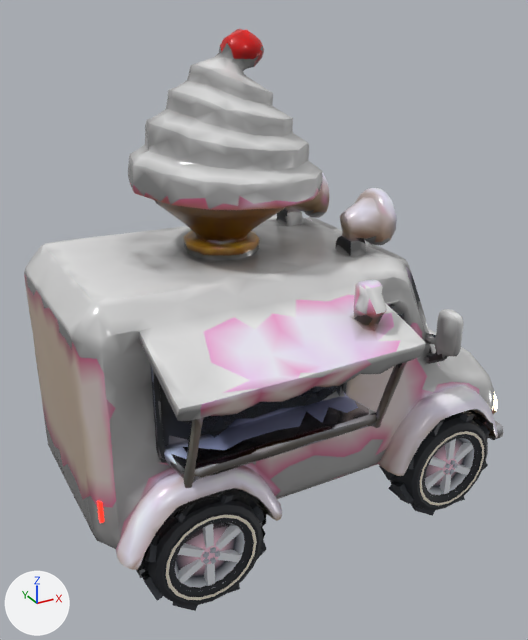
One commit to the glTF model ui/3d/aura-drift/v1/car-softeis.glb: the scene before it, then after it.
Both versions are drawn from a 50 mm lens placed at (-3.82, -6.59, 5.61), pointed at (-0.22, -0.04, 2.34). Lighting does not change. The marker at lower left points along +X, +Y and +Z. The first picture is the older version. Where no turn or scale is listed for an object, it has been applied to the vertices. Vertices at exactly the same position are counted once.

Objects in the first picture: 'body', 'cone', 'wheel_fr', 'wheel_rr'.
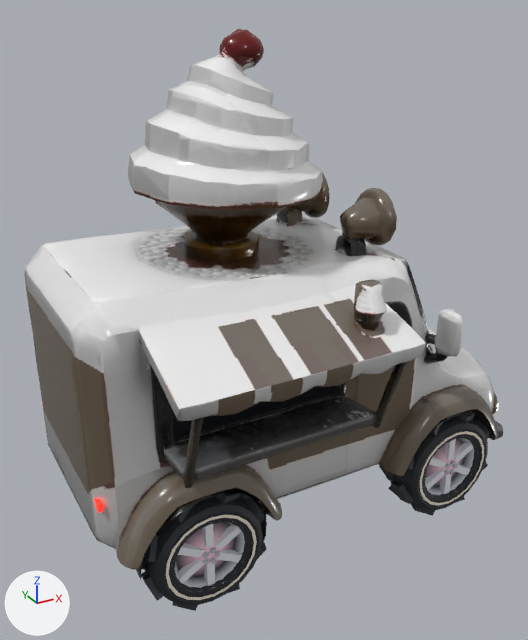
Changed parts and their boxes [x1, y1, x2, y2] in the pictures (528 x 640 px; the box of a moved part takes in the faces that stretch with it):
'body', surface changed, reshaped: before [24, 172, 503, 578]; after [24, 172, 503, 581]
'cone', surface changed: [128, 29, 323, 256] in both
part 1 of me_body, added: after [94, 498, 103, 513]
part 2 of me_body, deleted: before [97, 501, 104, 523]
part 3 of me_body, reshaped (mostly hidden): before [195, 413, 494, 503]; after [137, 410, 494, 581]
part 4 of me_body, moved or reshaped: before [41, 235, 380, 319]; after [41, 235, 383, 319]
part 5 of me_body, recoloured: [170, 401, 503, 480] in both
part 6 of me_body, recoloured: [183, 306, 496, 438] in both
part 7 of me_body, recoloured: [492, 393, 498, 411] in both
part 8 of me_body, recoloured (darker): [24, 172, 498, 570] in both
part 9 of me_body, recoloured: [136, 210, 448, 576] in both
part 10 of me_cone, added: after [42, 236, 164, 304]
part 11 of me_cone, added: after [359, 280, 379, 285]
part 12 of me_cone, reshaped: after [184, 243, 259, 258]
part 13 of me_cone, recoloured: [130, 29, 323, 256] in both

Diff of the bpy script that builds the scene:
```diff
--- a/ui/3d/aura-drift/v1/car-softeis.glb.py
+++ b/ui/3d/aura-drift/v1/car-softeis.glb.py
@@ img_car_softeis @@
+img_car_softeis = load_image('car-softeis', '_unpacked/car-softeis', 1024, 1024, 'sRGB')
@@ mat_paint @@
 n0 = _N.new('ShaderNodeBsdfPrincipled'); n0.name = 'Principled BSDF'
 n1 = _N.new('ShaderNodeOutputMaterial'); n1.name = 'Material Output'
-n2 = _N.new('ShaderNodeVertexColor'); n2.name = 'Color Attribute'
+n3 = _N.new('ShaderNodeTexImage'); n3.name = 'Image Texture'
+n3.image = img_car_softeis
 _L.new(n0.outputs[0], n1.inputs[0])  # 'BSDF' to 'Surface'
-_L.new(n2.outputs[0], n0.inputs[0])  # 'Color' to 'Base Color'
+_L.new(n3.outputs[0], n0.inputs[0])  # 'Color' to 'Base Color'
@@ me_body @@
 # used by ob_body; location = (0.0, 0.0, 0.0)
-me_body.from_pydata(...)  # 4046 vertices, 8088 faces; spans x -2.55..2.55, y -1.99..1.99, z 0.15..3.83
+me_body.from_pydata(...)  # 4851 vertices, 9682 faces; spans x -2.55..2.55, y -1.99..1.99, z 0.38..3.83
+# me_body part 1: a new loose piece, a box spanning x -2.525..-2.484, y -1.083..-0.905, z 1.292..1.384, in mat_brake_light (red #ff2a1a, glowing red #ff2a1a)
+# me_body part 2: the loose piece of 8 vertices spanning x -2.51..-2.47, y -1.04..-0.92, z 1.14..1.36 is deleted
+# me_body part 3: 3 vertices moved from x -1.85..1.83, y -0.78..0.82, z 0.62..0.64 to x -1.68..1.84, y -0.68..0.68, z 0.62..0.64; 51 vertices removed from x -2.24..2.15, y -1.42..1.41, z 0.62..1.32; 719 vertices added at x -2.25..2.16, y -1.44..1.43, z 0.38..1.35
+# me_body part 4: 15 vertices moved from x -2.33..-0.33, y -0.93..0.72, z 3.27..3.32 to x -2.34..-0.34, y -0.95..0.72, z 3.26; 60 vertices removed from x -2.34..0.08, y -1.66..0.93, z 3.26..3.3; 104 vertices added at x -2.34..0.09, y -1.66..0.94, z 3.26
+# me_body part 5: 627 faces spanning x -1.9..2.55, y -1.87..1.85, z 0.61..2.62 switch from mat_chrome to mat_paint (picture img_car_softeis)
+# me_body part 6: 307 faces spanning x -2.26..2.16, y -1.44..1.44, z 0.63..3.34 switch from mat_glass to mat_paint (picture img_car_softeis)
+# me_body part 7: 117 faces spanning x 2.38..2.55, y -1.11..1.11, z 0.75..1.22 switch from mat_head_light to mat_paint (picture img_car_softeis)
+# me_body part 8: 2751 faces spanning x -2.55..2.52, y -1.99..1.99, z 0.62..3.83 switch from mat_paint_accent to mat_paint (picture img_car_softeis)
+# me_body part 9: 827 faces spanning x -2.38..2.52, y -1.92..1.93, z 0.42..3.38 switch from mat_trim to mat_paint (picture img_car_softeis)
+# other edits to the shape of me_body do not show in these pictures
 me_body.materials.append(mat_brake_light)
@@ me_cone @@
 # used by ob_cone; location = (-0.64, 0.0, 3.3)
-me_cone.from_pydata(...)  # 821 vertices, 1638 faces; spans x -0.96..0.95, y -1.0..0.98, z -0.02..2.06
+me_cone.from_pydata(...)  # 993 vertices, 1974 faces; spans x -1.7..0.95, y -1.66..0.98, z -0.03..2.06
+# me_cone part 10: a new loose piece of 102 vertices spanning x -1.7..-0.98, y -0.95..0.94, z -0.03..-0.01
+# me_cone part 11: a new loose piece of 23 vertices spanning x 0.56..0.73, y -1.66..-1.56, z -0.03
+# me_cone part 12
+# 22 faces are deleted
+# 47 vertices are added at x -0.44..0.33, y -0.4..0.4, z -0.03
+# 71 new faces join them, mat_paint (picture img_car_softeis)
+# 45 new faces join them, mat_trim (dark grey #2b2f38)
+# me_cone part 13: 720 faces spanning x -0.96..0.95, y -1.0..0.98, z -0.02..2.06 switch from mat_paint_accent to mat_paint (picture img_car_softeis)
+me_cone.materials.append(mat_trim)  # dark grey #2b2f38
```
